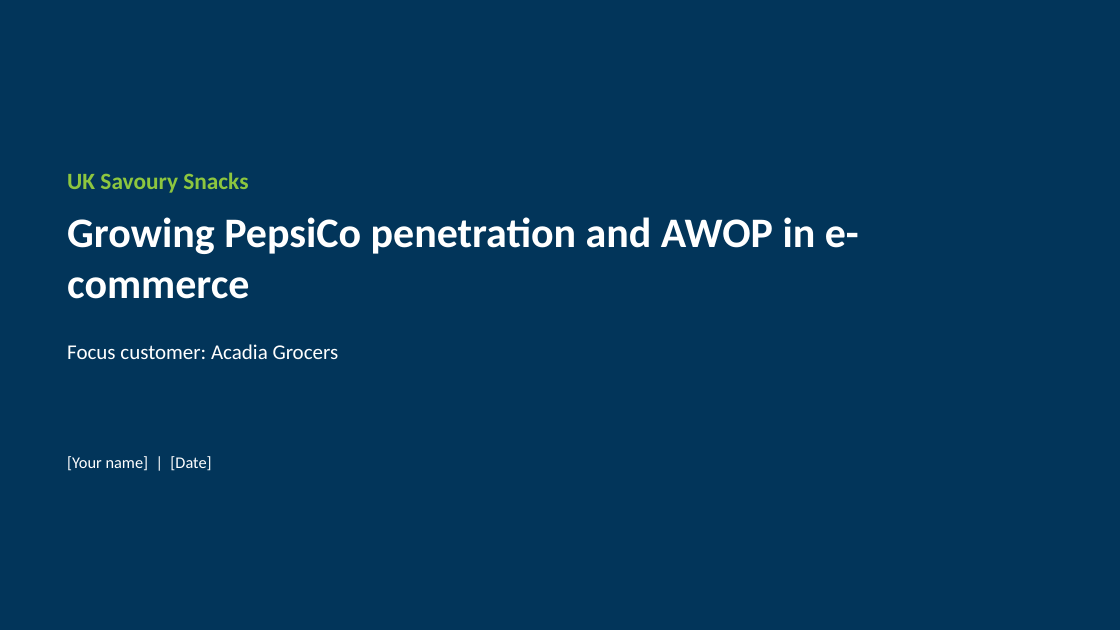
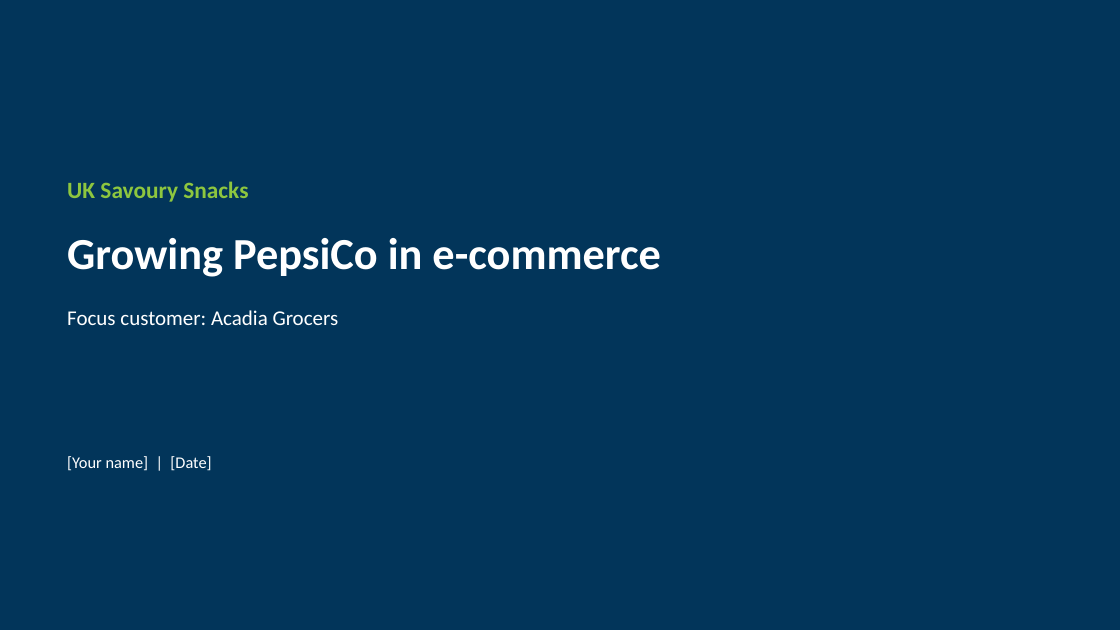
Before and after one commit to harshjunekumar/test-sample, a slide deck: slide 1 of case_study/PepsiCo_Savoury_Case_Study_Deck.pptx. Drawn at 1120x630 pixels with LibreOffice and Linux fonts; fonts in the diff are those of the drawing. Boxes give left, top, right and bottom in pixels: in the first picture for what was removed or moved away, otherwise in the second. Text is boxed around its words. In the diff, an @@ line names an element or a change of style, - is before the commit and + after.

```diff
--- a/case_study/PepsiCo_Savoury_Case_Study_Deck.pptx
+++ b/case_study/PepsiCo_Savoury_Case_Study_Deck.pptx
@@ text "UK Savoury Snacks" moved from (x1=67, y1=172, x2=248, y2=193) to (x1=67, y1=181, x2=248, y2=202) @@
@@ text at (x1=67, y1=238, x2=661, y2=277): text changed; size 36 to 38 pt @@
-Growing PepsiCo penetration and AWOP in e-commerce
+Growing PepsiCo in e-commerce
@@ text "Growing PepsiCo in e-commerce" at (x1=67, y1=238, x2=661, y2=277): vertical alignment top to middle @@
@@ text "Focus customer: Acadia Grocers" moved from (x1=67, y1=344, x2=339, y2=359) to (x1=67, y1=310, x2=339, y2=325) @@
```
Also in this commit, not shown: 6 other slides changed, 2 slides added, 2 slides removed.
